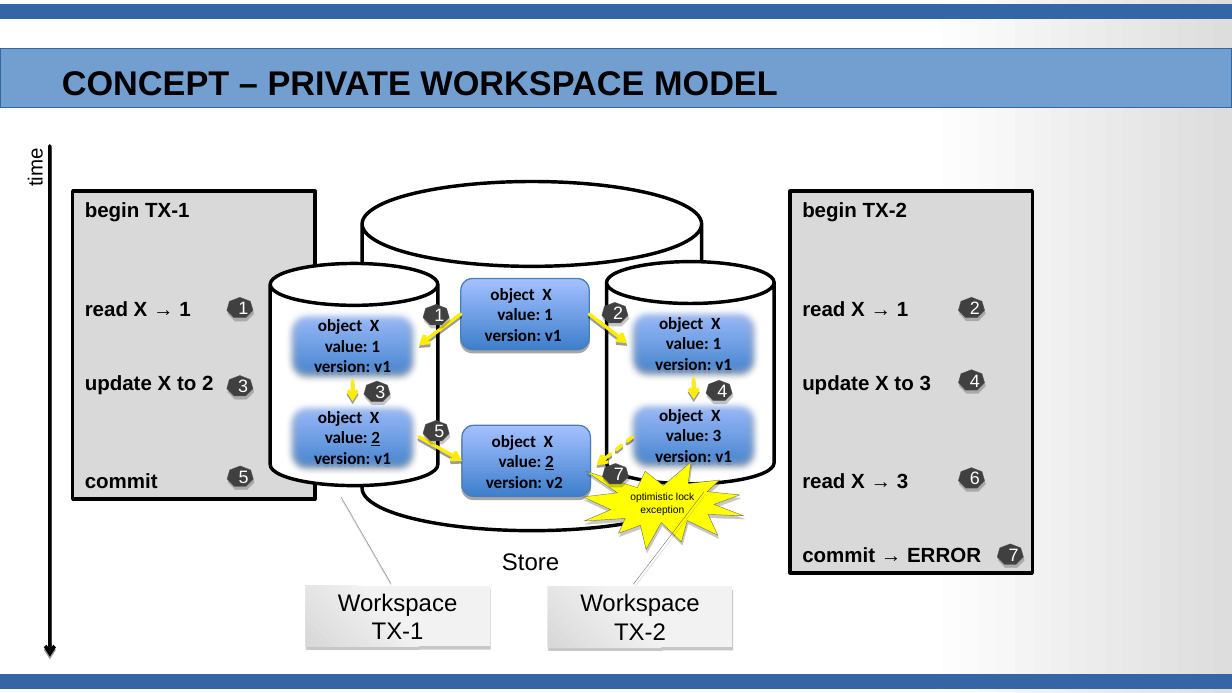
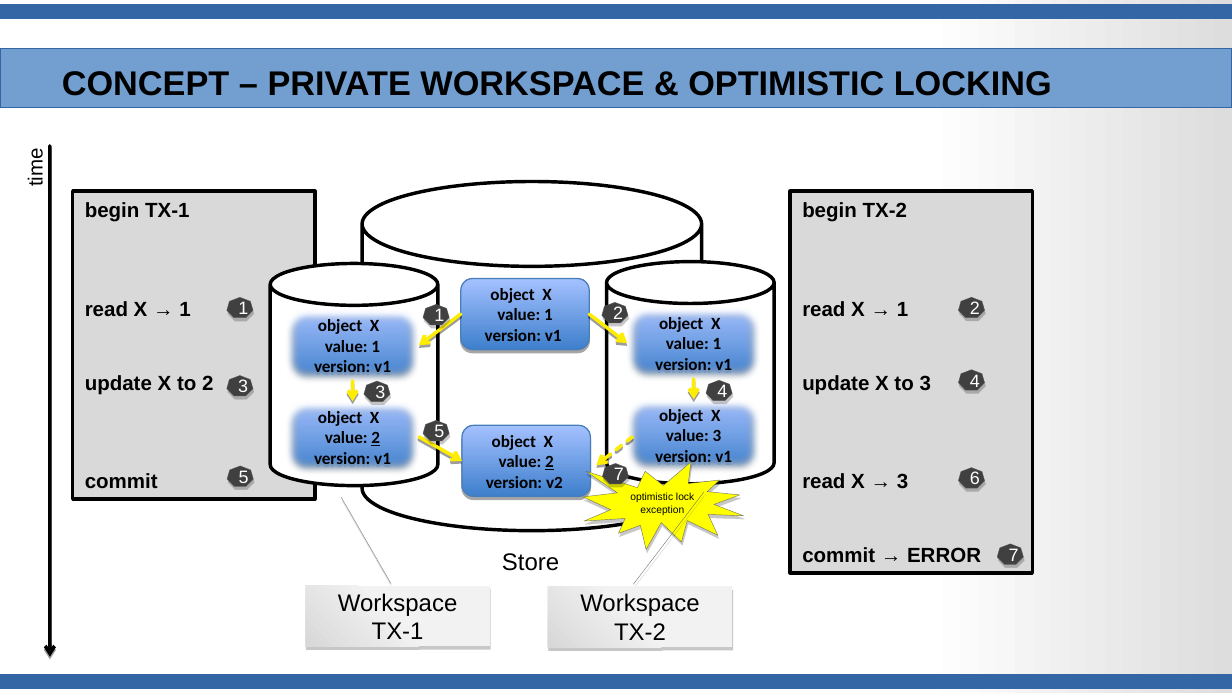
Before and after one commit to JanWiemer/jacis, a slide deck: slide 17 of doc/JACIS-Presentation.odp. Drawn at 1232x693 pixels with LibreOffice and Linux fonts; fonts in the diff are those of the drawing. Boxes give left, top, right and bottom in pixels: in the first picture for what was removed or moved away, otherwise in the second. Text is boxed around its words. In the diff, an @@ line names an element or a change of style, - is before the commit and + after.

```diff
--- a/doc/JACIS-Presentation.odp
+++ b/doc/JACIS-Presentation.odp
@@ title at bbox=[62, 71, 1052, 96]: text changed @@
-CONCEPT – PRIVATE WORKSPACE MODEL
+CONCEPT – PRIVATE WORKSPACE & OPTIMISTIC LOCKING
```
Also in this commit, not shown: 2 other files.
